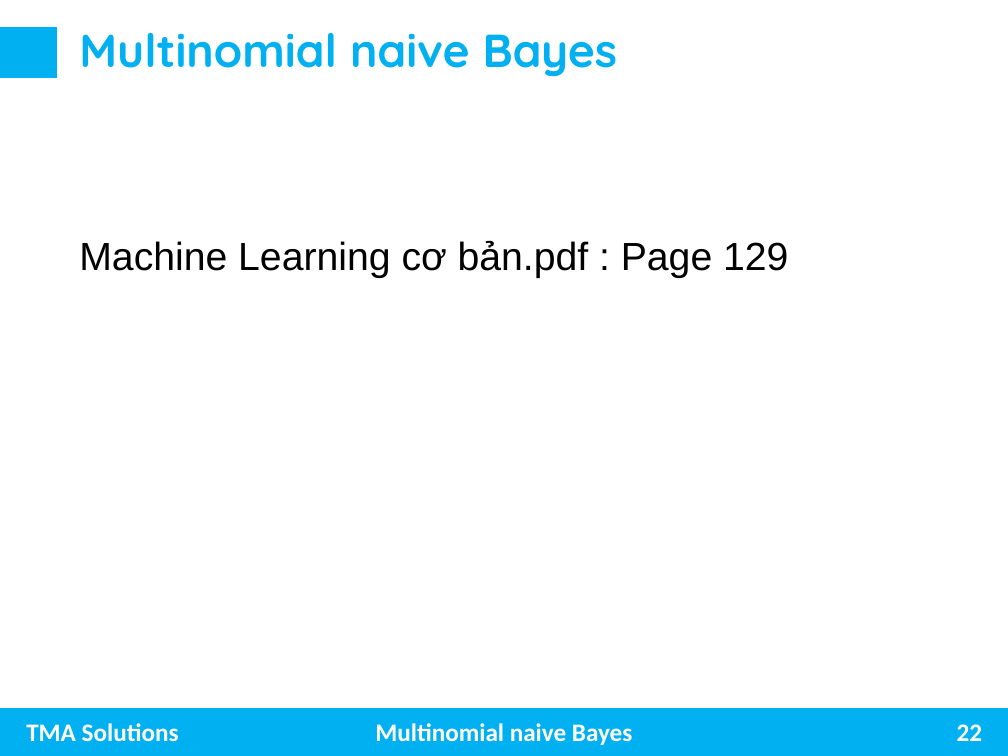
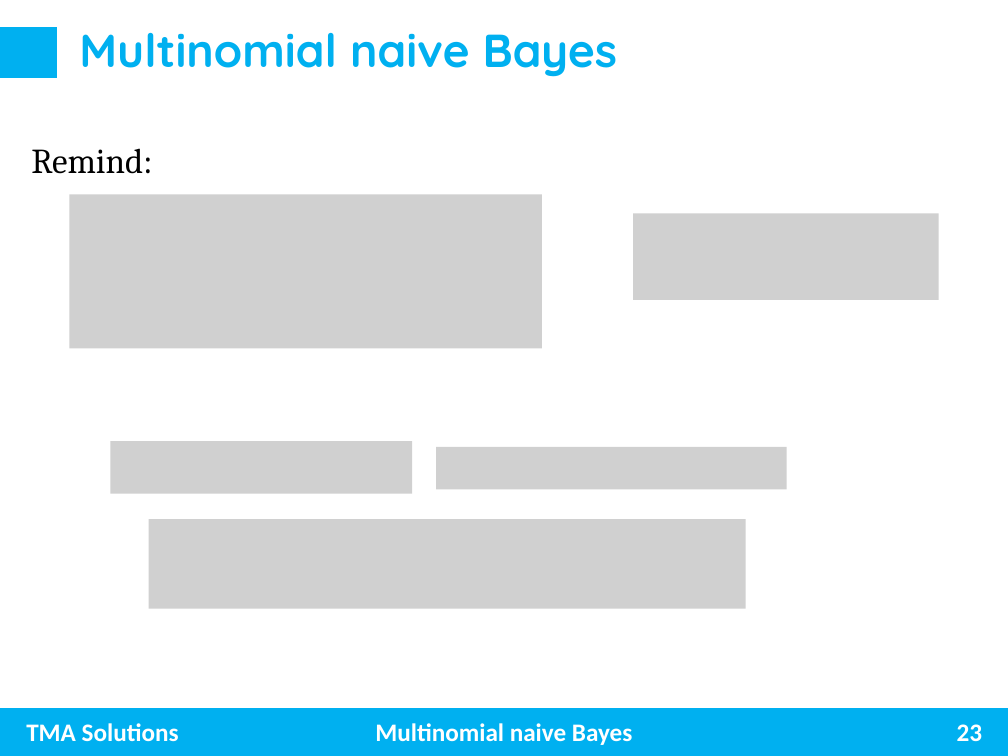
Before and after one commit to trungnghia2009/MachineLearning, a slide deck: slide 23 of Naive Bayes.pptx (slide 22 before the commit). Drawn at 1008x756 pixels with LibreOffice and Linux fonts; fonts in the diff are those of the drawing; grey boxes stand for pictures. Boxes give left, top, right and bottom in pixels: in the first picture for what was removed or moved away, otherwise in the second. Text is boxed around its words. In the diff, an @@ line names an element or a change of style, - is before the commit and + after.

Commit message:
update

```diff
--- a/Naive Bayes.pptx
+++ b/Naive Bayes.pptx
@@ text added at box(31, 148, 152, 174), 25 pt, text #000000 @@
+Remind:
@@ picture added at box(70, 195, 542, 349) @@
@@ picture added at box(633, 214, 938, 300) @@
@@ text removed at box(79, 240, 788, 278) @@
-Machine Learning cơ bản.pdf : Page 129
@@ picture added at box(111, 442, 412, 494) @@
@@ picture added at box(436, 447, 787, 489) @@
@@ picture added at box(148, 519, 745, 609) @@
@@ page number at box(957, 724, 983, 741): text changed @@
-22
+23
```
Also in this commit, not shown: 3 other slides changed, 1 slide added, 1 slide removed.
